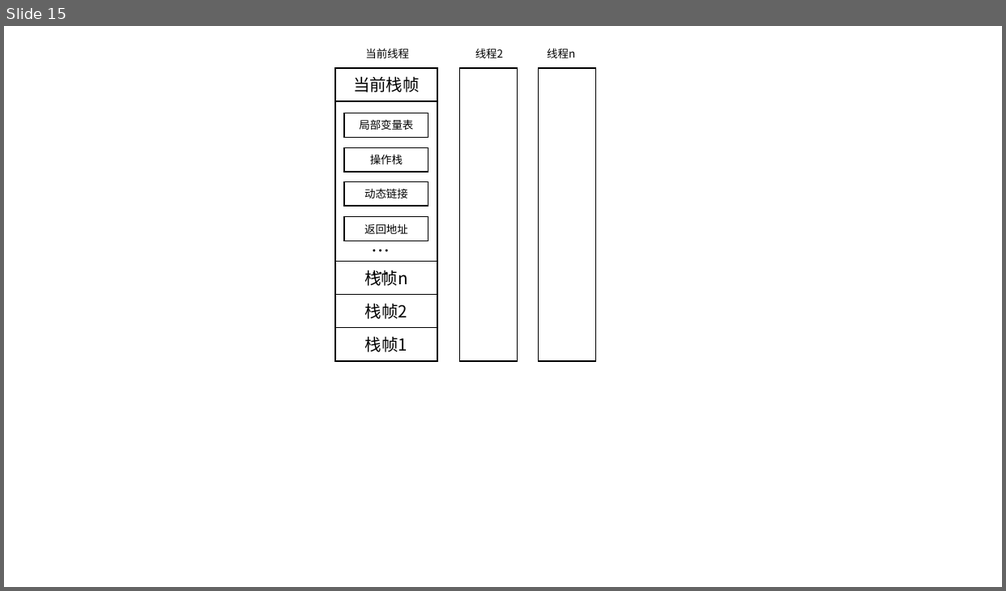
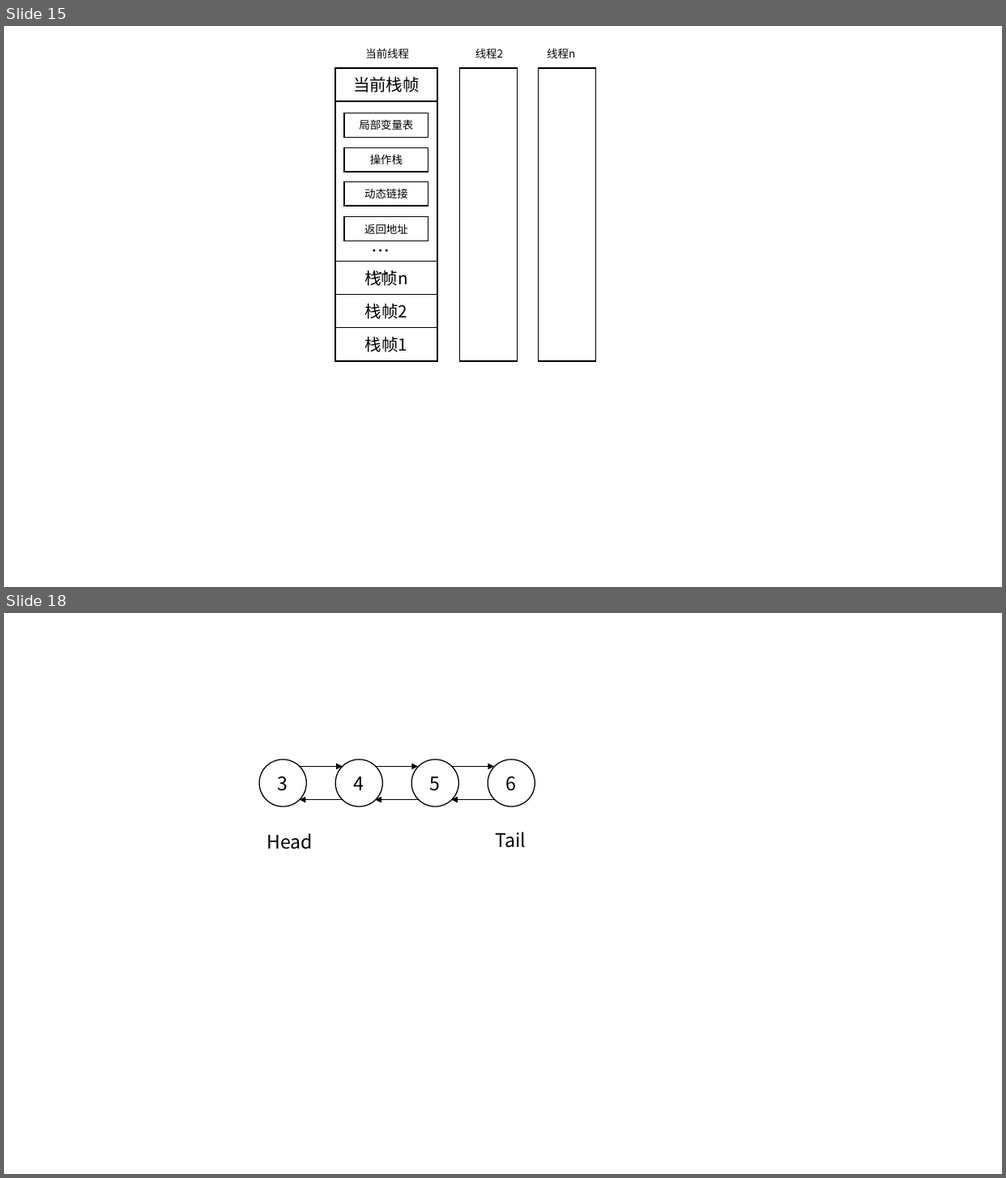
Before and after one commit to The-wind-blows/course, a slide deck: 演示文稿1.pptx. Shown one above the other, each under a label of ours: slide 15 before the commit, slides 15 and 18 after it; the slides between them are not shown. The pictures are 1006x591 and 1006x1178 pixels, drawn with LibreOffice and Linux fonts; fonts in the diff are those of the drawing. Boxes give left, top, right and bottom in pixels: in the first picture for what was removed or moved away, otherwise in the second. Text is boxed around its words. In the diff, an @@ line names an element or a change of style, - is before the commit and + after.

```diff
--- a/演示文稿1.pptx
+++ b/演示文稿1.pptx
@@ slide 18 added at <box>4,613,1002,1174</box>, background #FFFFFF @@
@@ group added at <box>259,760,535,850</box>: 6 arrows, 4 ellipses, 2 texts @@
+3
+4
+5
+6
+Head
+Tail
```
Also in this commit, not shown: 2 other slides added, 9 other files.
